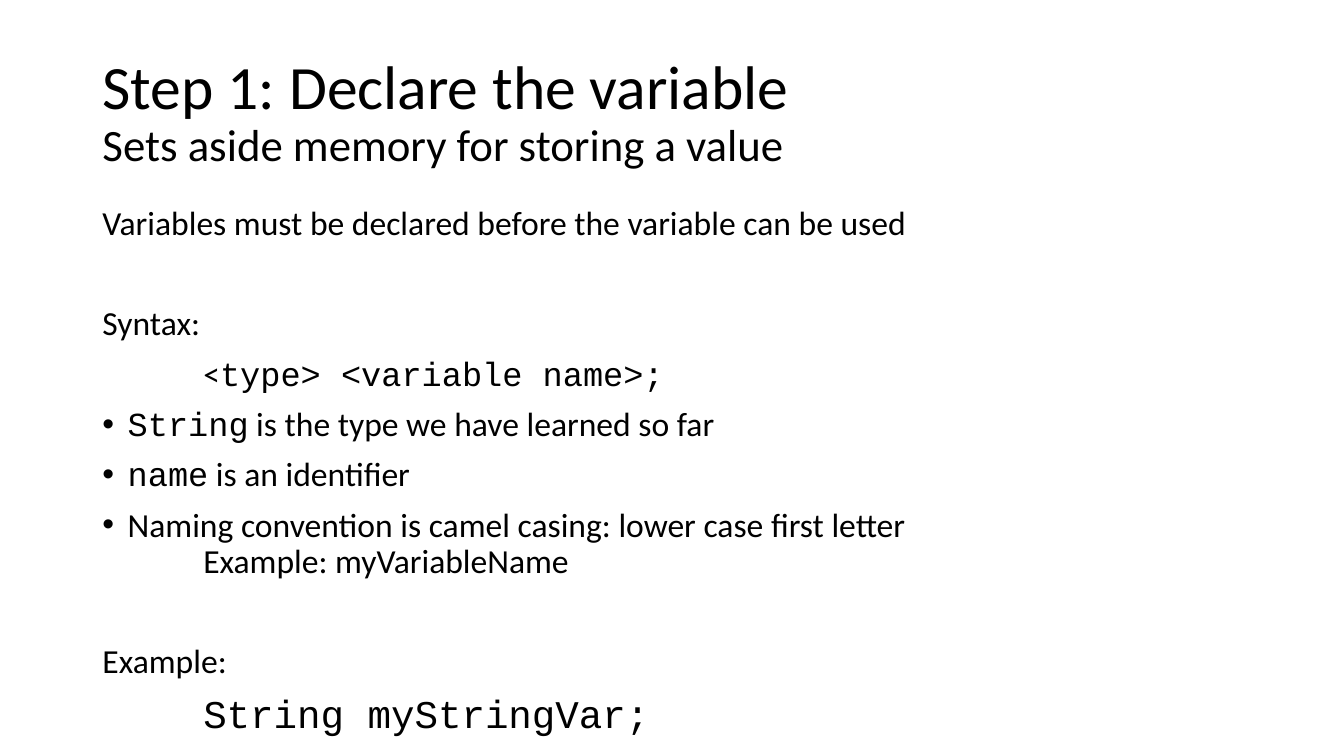
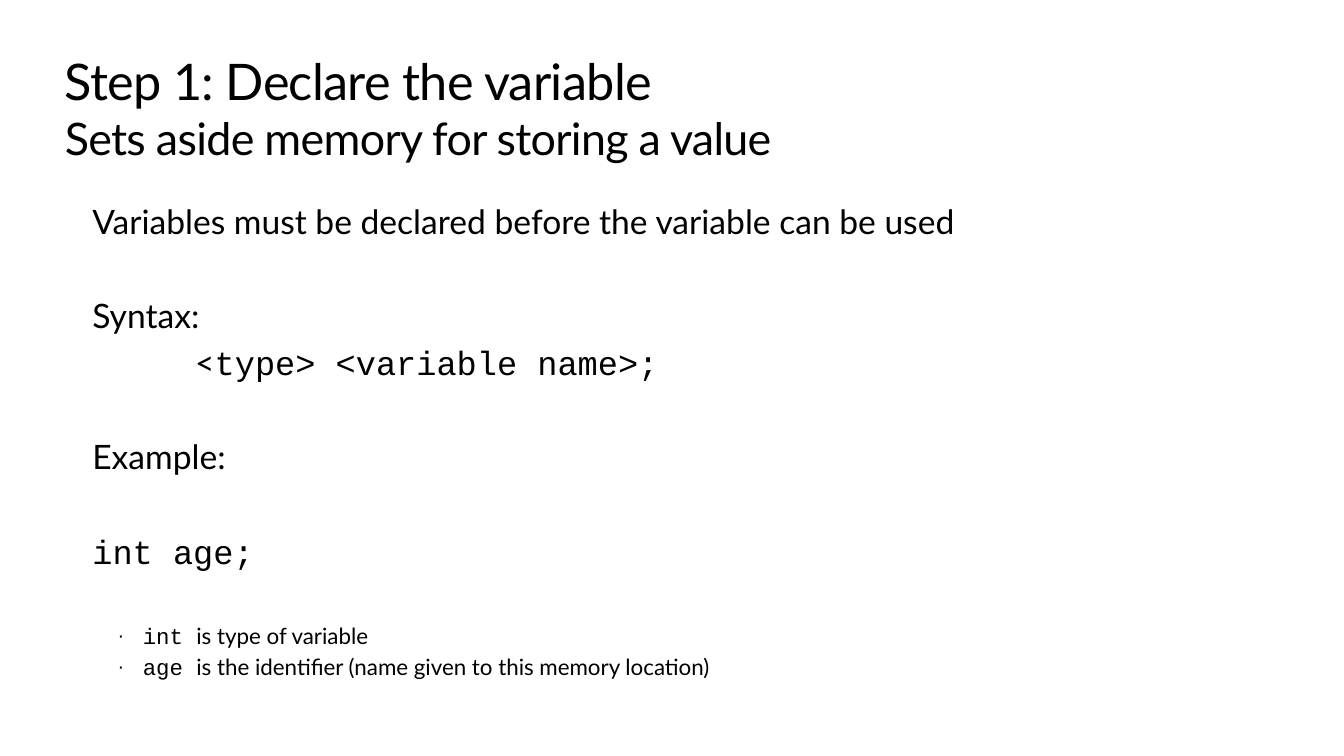
Before and after one commit to TEALSK12/apcsa-public, a slide deck: slide 26 of curriculum/Unit2/Unit2.pptx (slide 24 before the commit). Drawn at 1344x756 pixels with LibreOffice and Linux fonts; fonts in the diff are those of the drawing; background and template pictures are left out. Boxes give left, top, right and bottom in pixels: in the first picture for what was removed or moved away, otherwise in the second. Text is boxed around its words. In the diff, an @@ line names an element or a change of style, - is before the commit and + after.

```diff
--- a/curriculum/Unit2/Unit2.pptx
+++ b/curriculum/Unit2/Unit2.pptx
@@ title "Step 1: Declare the variable ...": place and size @@
-title "Step 1: Declare the variable ..." at [102,66,789,169]
+title "Step 1: Declare the variable ..." at [65,63,771,164]
@@ title "Step 1: Declare the variable ..." at [65,63,771,164]: size 44 to 36 pt in "Step 1: Declare the variable"; font Calibri to Lato, letter spacing 0 to -0.5 pt; line spacing 0.9 to 1; vertical alignment middle to top @@
@@ text at [92,209,955,475]: font Calibri to Lato in "Variables must be declared before the variable ...", "Syntax:", "<type>", "Example:"; line spacing 0.9 to 1; less space between paragraphs @@
@@ text at [128,411,906,579]: paragraphs removed @@
-• String is the type we have learned so far
-• name is an identifier
-• Naming convention is camel casing: lower case first letter
-  Example: myVariableName
@@ text at [92,539,709,680]: text changed; size 28 to 16 pt; font Courier New to Lato @@
-String myStringVar;
+int age;
+  · int is type of variable
+  · age is the identifier (name given to this memory location)
```
Also in this commit, not shown: 75 other slides changed, 35 slides added, 7 slides removed.
